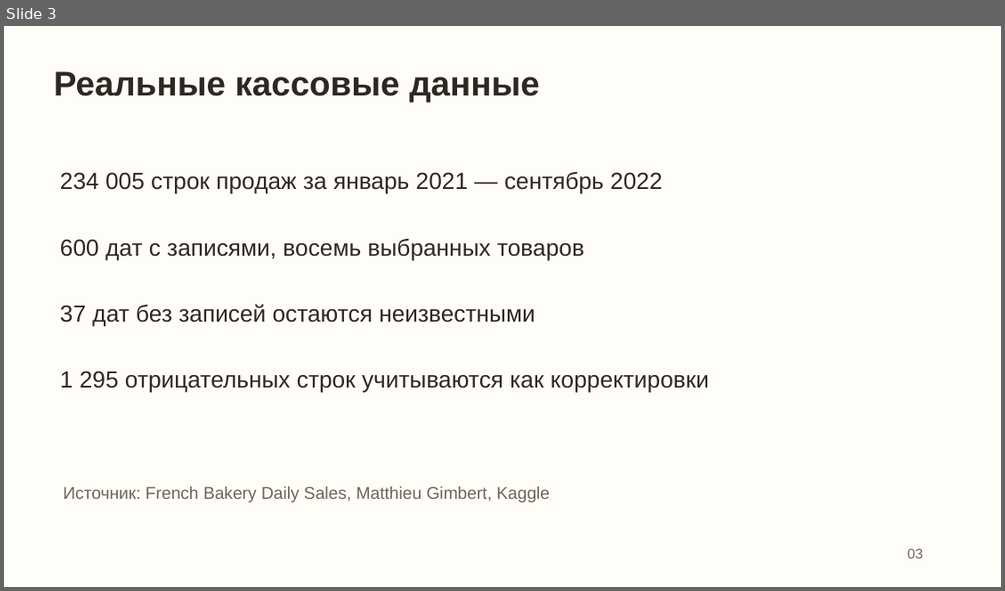
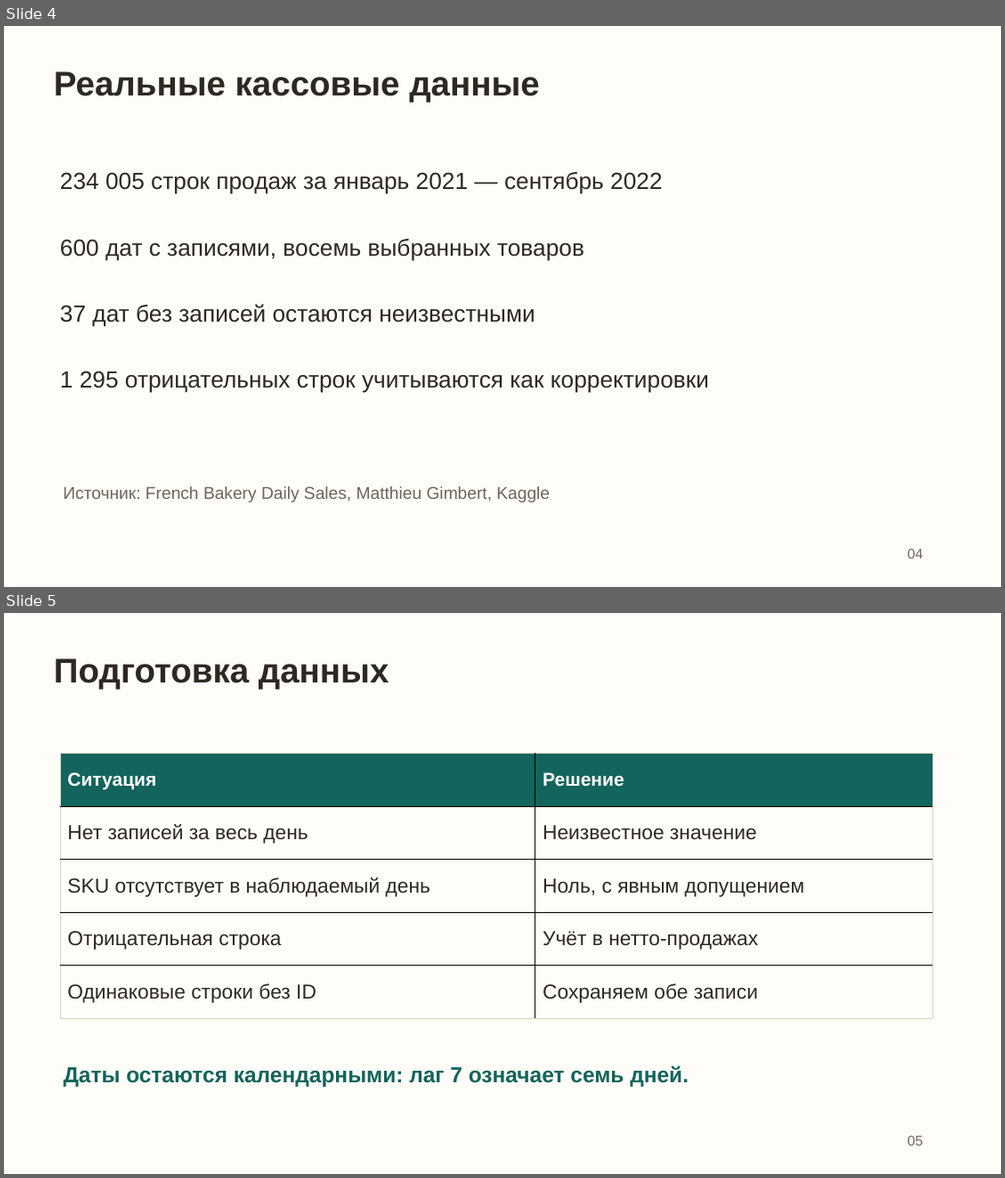
Before and after one commit to geoink/Ymnaia_Pekarna, a slide deck: docs/presentation.pptx. Shown one above the other, each under a label of ours: slide 3 before the commit, slides 4 and 5 after it. The pictures are 1005x591 and 1005x1178 pixels, drawn with LibreOffice and Linux fonts; fonts in the diff are those of the drawing. Boxes give left, top, right and bottom in pixels: in the first picture for what was removed or moved away, otherwise in the second. Text is boxed around its words. In the diff, an @@ line names an element or a change of style, - is before the commit and + after.

```diff
--- a/docs/presentation.pptx
+++ b/docs/presentation.pptx
@@ slide 5 added at box(4, 613, 1001, 1174), background #FFFDF8 @@
@@ text added at box(54, 658, 389, 690), 33 pt, text #2E2823, bold @@
+Подготовка данных
@@ table added at box(60, 754, 932, 1018), 5 rows, 2 columns @@
+Ситуация | Решение
+Нет записей за весь день | Неизвестное значение
+SKU отсутствует в наблюдаемый день | Ноль, с явным допущением
+Отрицательная строка | Учёт в нетто-продажах
+Одинаковые строки без ID | Сохраняем обе записи
@@ text added at box(64, 1065, 688, 1086), 21 pt, text #12645C, bold @@
+Даты остаются календарными: лаг 7 означает семь дней.
@@ text added at box(907, 1135, 922, 1145), 13.5 pt, text #6F645B @@
+05
@@ what was slide 3 is now slide 4 @@
@@ slide 4 changed as well @@
@@ text at box(907, 548, 922, 558): text changed @@
-03
+04
```
Also in this commit, not shown: 9 other slides changed, 8 other slides added, 16 other files.
